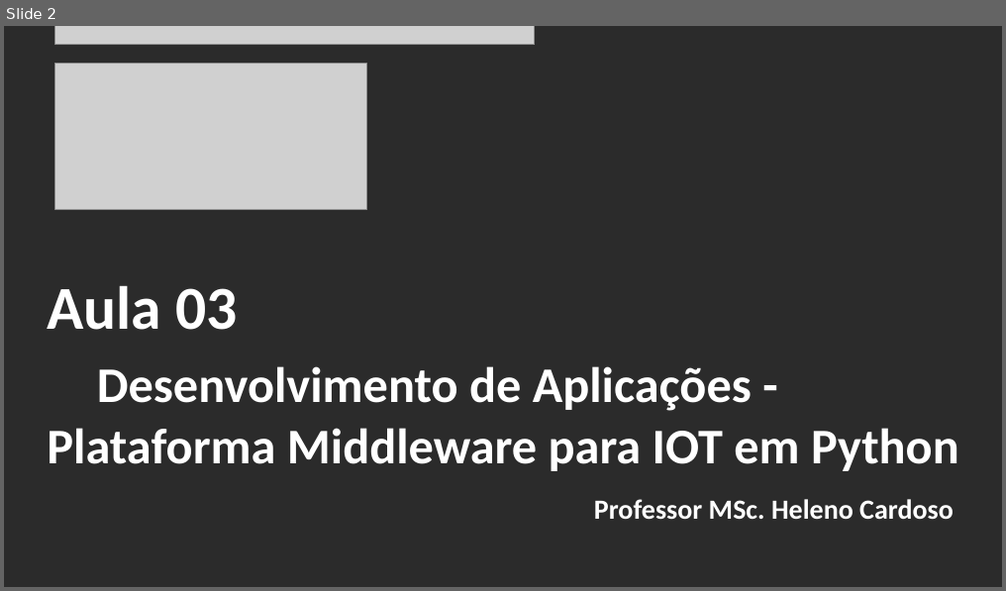
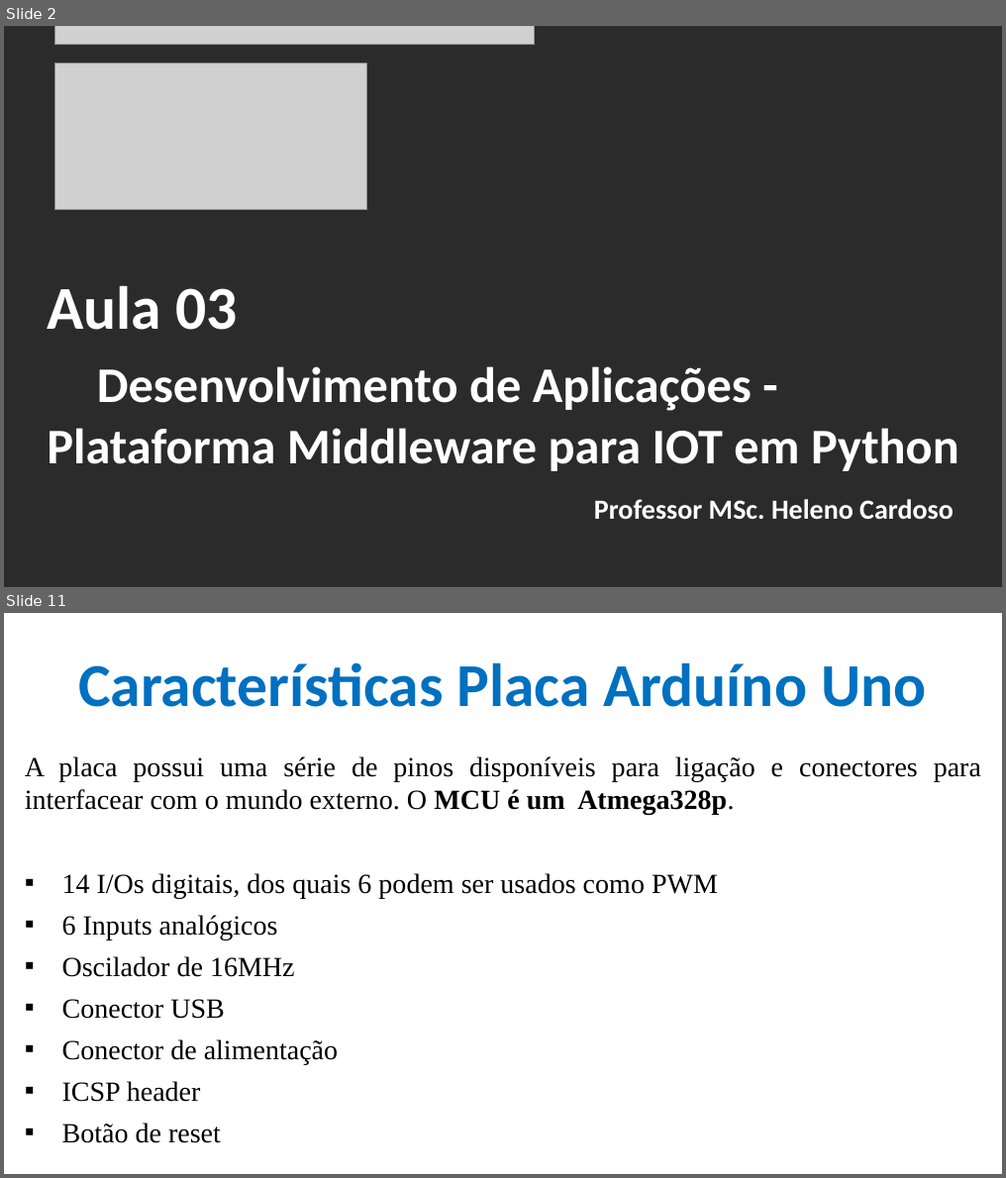
Before and after one commit to CloudEducationBrazil/WydenArea1AplicacaoCloudIndustria40Python, a slide deck: 01 Classes/Aula 03 - Aplicação Cloud Indústria 40 Python IoT Plataforma Arduino Tinkercad.pptx. Shown one above the other, each under a label of ours: slide 2 before the commit, slides 2 and 11 after it; the slides between them are not shown. The pictures are 1006x591 and 1006x1178 pixels, drawn with LibreOffice and Linux fonts; fonts in the diff are those of the drawing; grey boxes stand for pictures; background and template pictures are left out; a plain dark background stands for a picture behind light text. Boxes give left, top, right and bottom in pixels: in the first picture for what was removed or moved away, otherwise in the second. Text is boxed around its words. In the diff, an @@ line names an element or a change of style, - is before the commit and + after.

```diff
--- a/01 Classes/Aula 03 - Aplicação Cloud Indústria 40 Python IoT Plataforma Arduino Tinkercad.pptx
+++ b/01 Classes/Aula 03 - Aplicação Cloud Indústria 40 Python IoT Plataforma Arduino Tinkercad.pptx
@@ slide 11 added at (x1=4, y1=613, x2=1002, y2=1174), background picture (left out) @@
@@ title added at (x1=78, y1=663, x2=926, y2=707), 44 pt, text #0070C0, bold @@
+Características Placa Arduíno Uno
@@ text added at (x1=25, y1=757, x2=981, y2=1144), 20 pt, text #000000 @@
+A placa possui uma série de pinos disponíveis para ligação e conectores para interfacear com o mundo externo. O MCU é um Atmega328p.
+▪ 14 I/Os digitais, dos quais 6 podem ser usados como PWM
+▪ 6 Inputs analógicos
+▪ Oscilador de 16MHz
+▪ Conector USB
+▪ Conector de alimentação
+▪ ICSP header
+▪ Botão de reset
```
Also in this commit, not shown: 6 slides changed, 15 other slides added, 1 other file.
